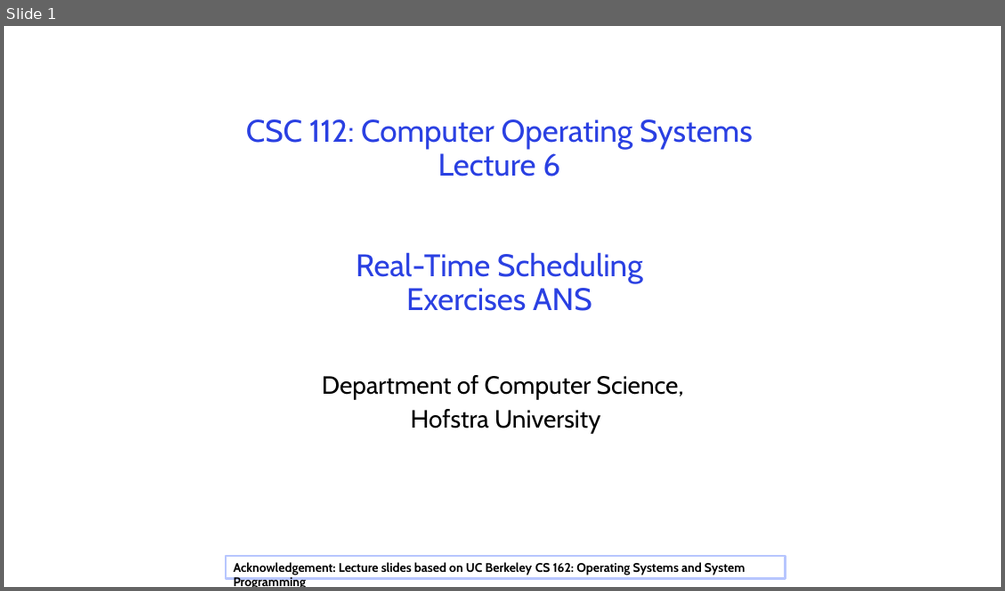
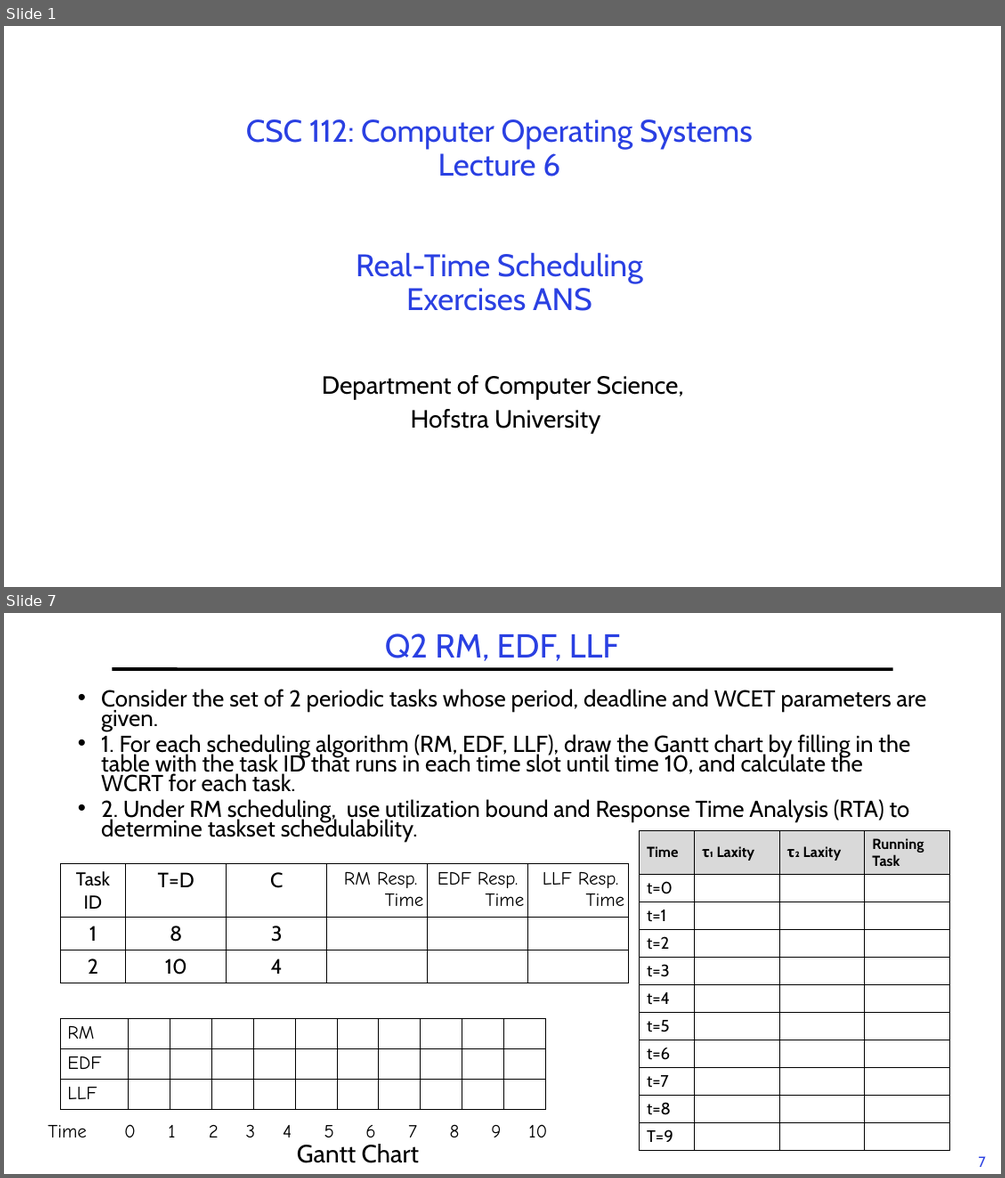
Before and after one commit to guhofstra/CSC256Fa25, a slide deck: PPTs/L6-Exercises ANS.pptx. Shown one above the other, each under a label of ours: slide 1 before the commit, slides 1 and 7 after it; the slides between them are not shown. The pictures are 1005x591 and 1005x1178 pixels, drawn with LibreOffice and Linux fonts; fonts in the diff are those of the drawing. Boxes give left, top, right and bottom in pixels: in the first picture for what was removed or moved away, otherwise in the second. Text is boxed around its words. In the diff, an @@ line names an element or a change of style, - is before the commit and + after.

```diff
--- a/PPTs/L6-Exercises ANS.pptx
+++ b/PPTs/L6-Exercises ANS.pptx
@@ slide 7 added at <box>4,613,1001,1174</box>, background #FFFFFF @@
@@ title added at <box>385,633,620,661</box>, 32 pt, text #2A40E2 @@
+Q2 RM, EDF, LLF
@@ text added at <box>101,689,927,842</box>, 22.2 pt, text #000000 @@
+• Consider the set of 2 periodic tasks whose period, deadline and WCET parameters are given.
+• 1. For each scheduling algorithm (RM, EDF, LLF), draw the Gantt chart by filling in the table with the task ID that runs in each time slot until time 10, and calculate the WCRT for each task.
+• 2. Under RM scheduling, use utilization bound and Response Time Analysis (RTA) to determine taskset schedulability.
@@ line added from (112, 669) to (893, 669), #000000 3 pt @@
@@ table added at <box>639,831,951,1148</box>, 11 rows, 4 columns @@
+Time | τ₁ Laxity | τ₂ Laxity | Running Task
+t=0 |  |  | 
+t=1 |  |  | 
+t=2 |  |  | 
+t=3 |  |  | 
+t=4 |  |  | 
+t=5 |  |  | 
+t=6 |  |  | 
+t=7 |  |  | 
+t=8 |  |  | 
+T=9 |  |  | 
@@ table added at <box>60,864,627,981</box>, 3 rows, 6 columns @@
+Task ID | T=D | C | RM Resp. Time | EDF Resp. Time | LLF Resp. Time
+1 | 8 | 3 |  |  | 
+2 | 10 | 4 |  |  | 
@@ table added at <box>60,1018,548,1110</box>, 3 rows, 11 columns @@
+RM |  |  |  |  |  |  |  |  |  | 
+EDF |  |  |  |  |  |  |  |  |  | 
+LLF |  |  |  |  |  |  |  |  |  | 
@@ table added at <box>40,1117,560,1148</box>, 1 rows, 12 columns @@
+Time | 0 | 1 | 2 | 3 | 4 | 5 | 6 | 7 | 8 | 9 | 10
@@ text added at <box>297,1143,419,1163</box>, 24 pt, text #000000 @@
+Gantt Chart
@@ page number added at <box>979,1156,986,1167</box>, 14 pt, text #2A40E2 @@
+7
@@ slide 1 changed as well @@
@@ rectangle removed at <box>226,556,785,578</box> @@
-Acknowledgement: Lecture slides based on UC Berkeley CS 162: Operating Systems and System Programming
```
Also in this commit, not shown: 1 other slide changed, 6 other slides added, 4 other files.
